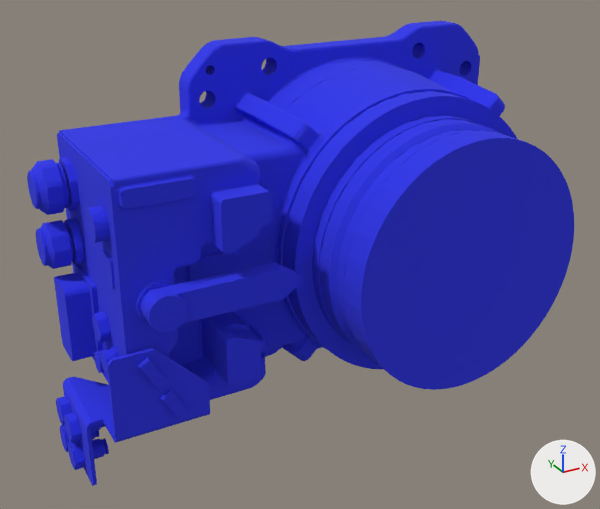
One commit to the glTF model RobotModel/Motoman/GP88/Visual/glb/BaseLink.glb: the scene before it, then after it.
Camera for both pictures: a camera (50 mm lens) standing at (-0.588, -0.97, 0.396) and looking at (-0.134, -0.144, -0.017). Every picture has the same lights, and +X, +Y and +Z are marked at lower right. The picture after the commit comes second.

In view in the first picture: '/BaseLink/BaseLink_001-mesh/0'.
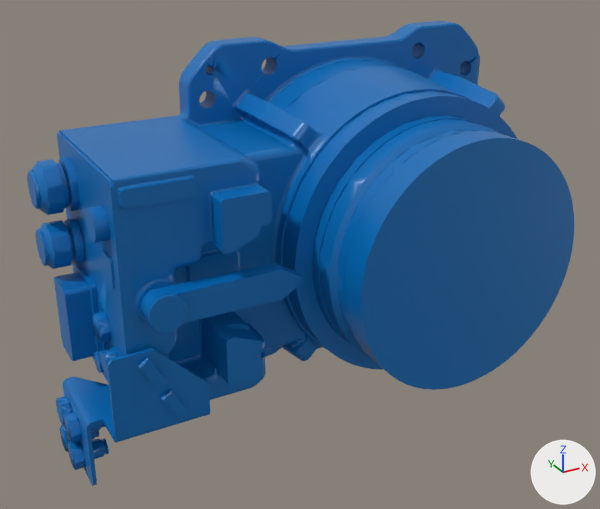
Pixel boxes (x1, y1, x2, y2) of what changed, in the pictures (600 x 509 px):
'/BaseLink/BaseLink_001-mesh/0', recoloured, surface changed: (27, 21, 574, 486) in both

What changed in the scene script:
```text
Change mat_blue_material:
    mat_blue_material.base_color: (0.0225, 0.0306, 0.8) -> (0.0, 0.156, 0.479)  # blue #2931e7 -> blue #006eb8
    mat_blue_material.roughness: 1.0 -> 0.36
```
